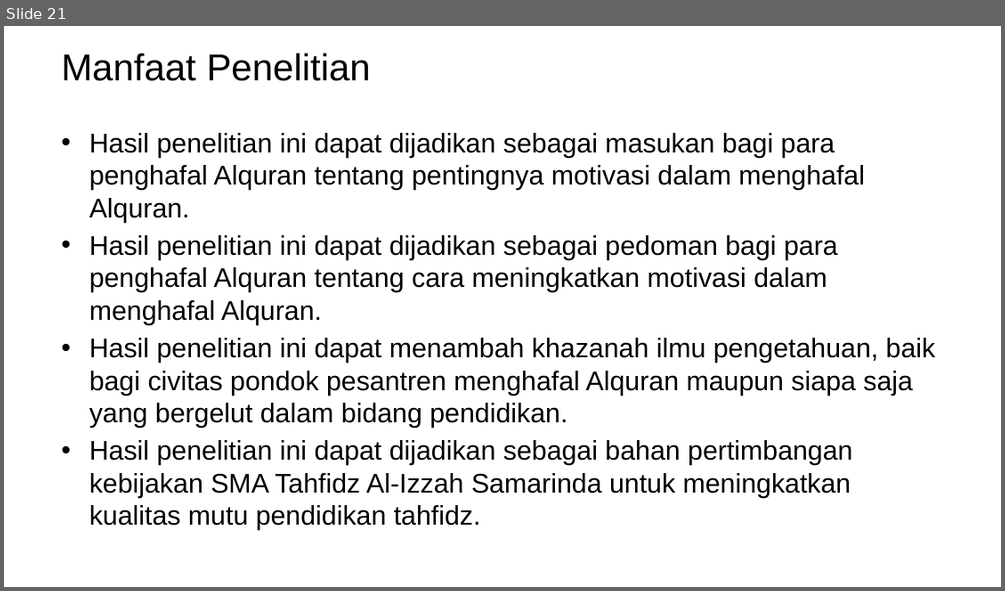
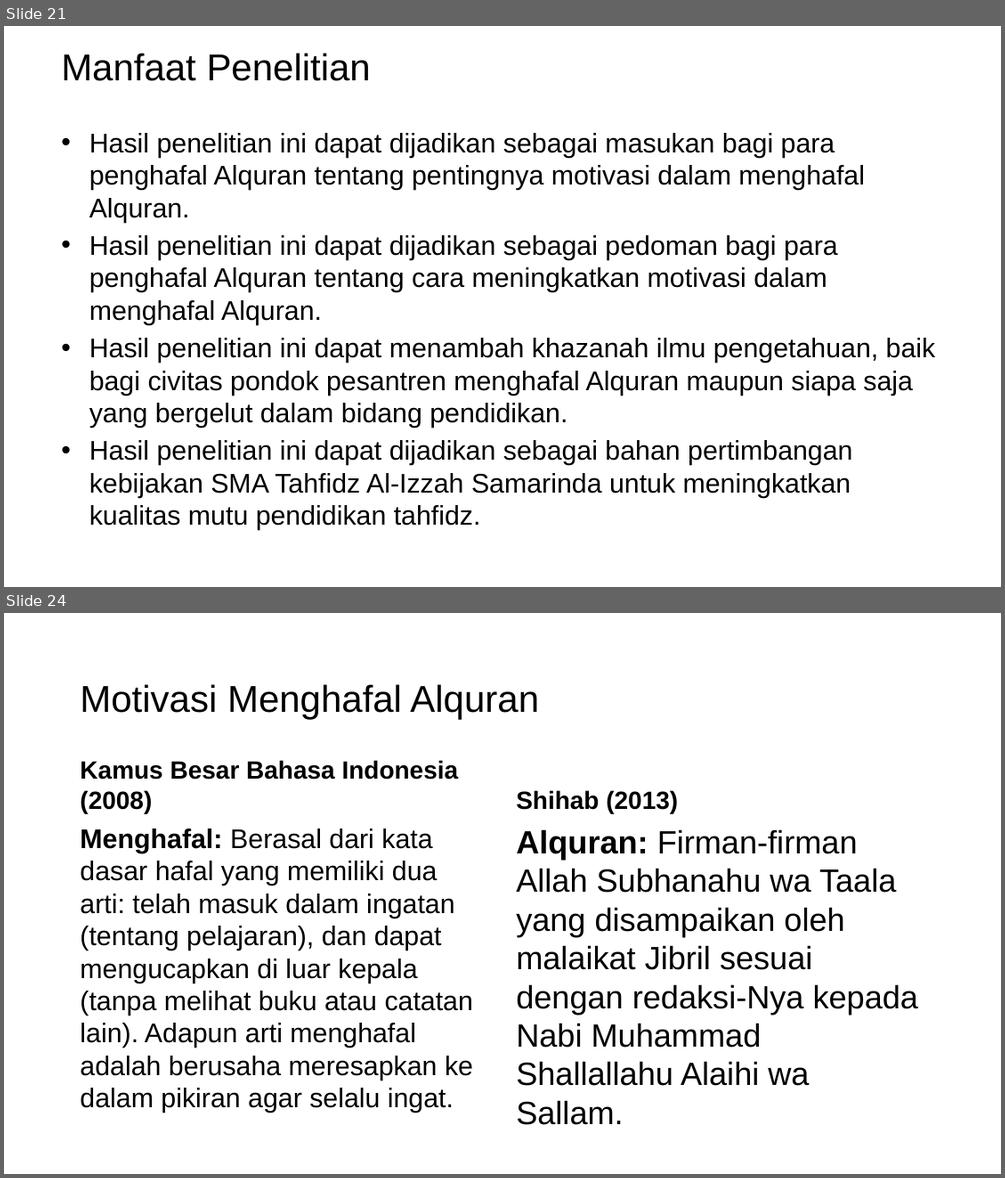
Before and after one commit to mzaini30/skripsi, a slide deck: seminar proposal.pptx. Shown one above the other, each under a label of ours: slide 21 before the commit, slides 21 and 24 after it; the slides between them are not shown. The pictures are 1005x591 and 1005x1178 pixels, drawn with LibreOffice and Linux fonts; fonts in the diff are those of the drawing; background and template pictures are left out. Boxes give left, top, right and bottom in pixels: in the first picture for what was removed or moved away, otherwise in the second. Text is boxed around its words. In the diff, an @@ line names an element or a change of style, - is before the commit and + after.

```diff
--- a/seminar proposal.pptx
+++ b/seminar proposal.pptx
@@ slide 24 added at bbox=[4, 613, 1001, 1174], background picture (left out) @@
@@ title added at bbox=[80, 684, 539, 719], 36 pt, text #000000 @@
+Motivasi Menghafal Alquran
@@ text added at bbox=[80, 760, 459, 813], 24 pt, text #000000, bold @@
+Kamus Besar Bahasa Indonesia (2008)
@@ text added at bbox=[516, 790, 678, 813], 24 pt, text #000000, bold @@
+Shihab (2013)
@@ text added at bbox=[80, 828, 473, 1112], 26 pt, text #000000 @@
+Menghafal: Berasal dari kata dasar hafal yang memiliki dua arti: telah masuk dalam ingatan (tentang pelajaran), dan dapat mengucapkan di luar kepala (tanpa melihat buku atau catatan lain). Adapun arti menghafal adalah berusaha meresapkan ke dalam pikiran agar selalu ingat.
@@ text added at bbox=[516, 829, 919, 1125], 31 pt, text #000000 @@
+Alquran: Firman-firman Allah Subhanahu wa Taala yang disampaikan oleh malaikat Jibril sesuai dengan redaksi-Nya kepada Nabi Muhammad Shallallahu Alaihi wa Sallam.
```
Also in this commit, not shown: 1 slide changed, 3 other slides added, 1 slide removed, 1 other file.
